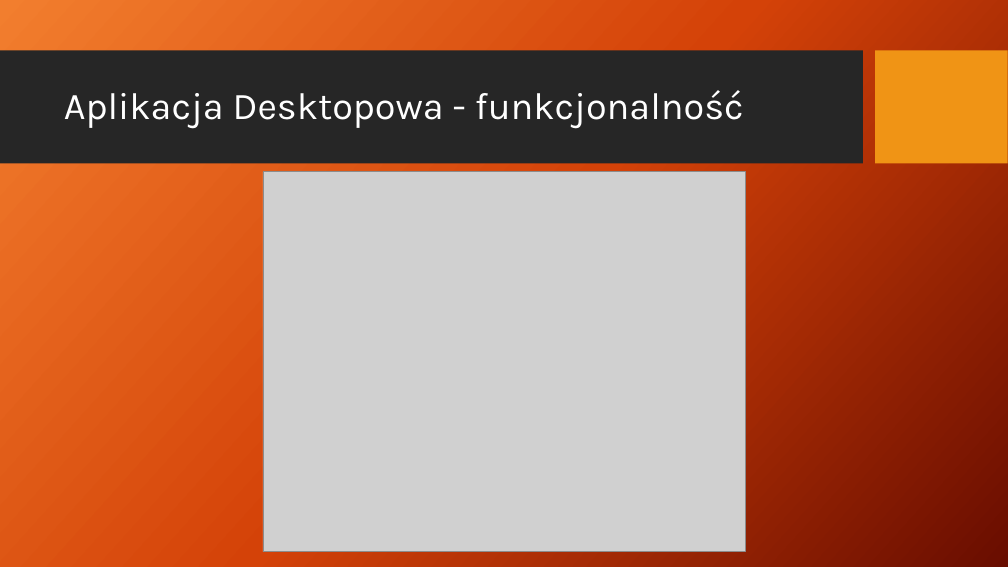
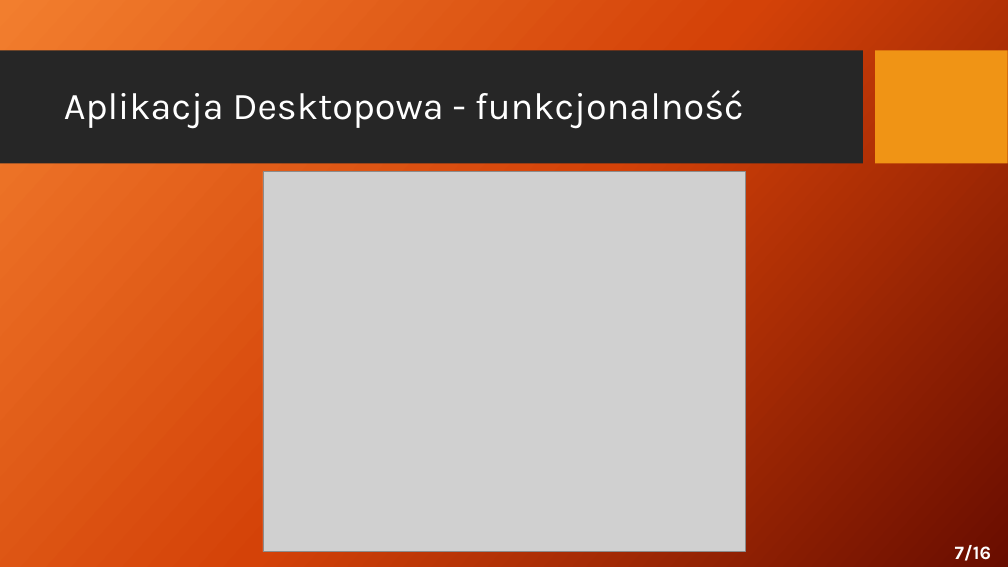
Before and after one commit to AdamStudies-PWR/ProjektZespolowyPWR, a slide deck: slide 7 of przentacja.pptx (slide 6 before the commit). Drawn at 1008x567 pixels with LibreOffice and Linux fonts; fonts in the diff are those of the drawing; grey boxes stand for pictures; background and template pictures are left out. Boxes give left, top, right and bottom in pixels: in the first picture for what was removed or moved away, otherwise in the second. Text is boxed around its words. In the diff, an @@ line names an element or a change of style, - is before the commit and + after.

```diff
--- a/przentacja.pptx
+++ b/przentacja.pptx
@@ text added at (955, 545, 991, 561), 18 pt, text #FFFFFF, bold @@
+7/16
```
Also in this commit, not shown: 14 other slides changed, 1 slide added, 1 other file.
